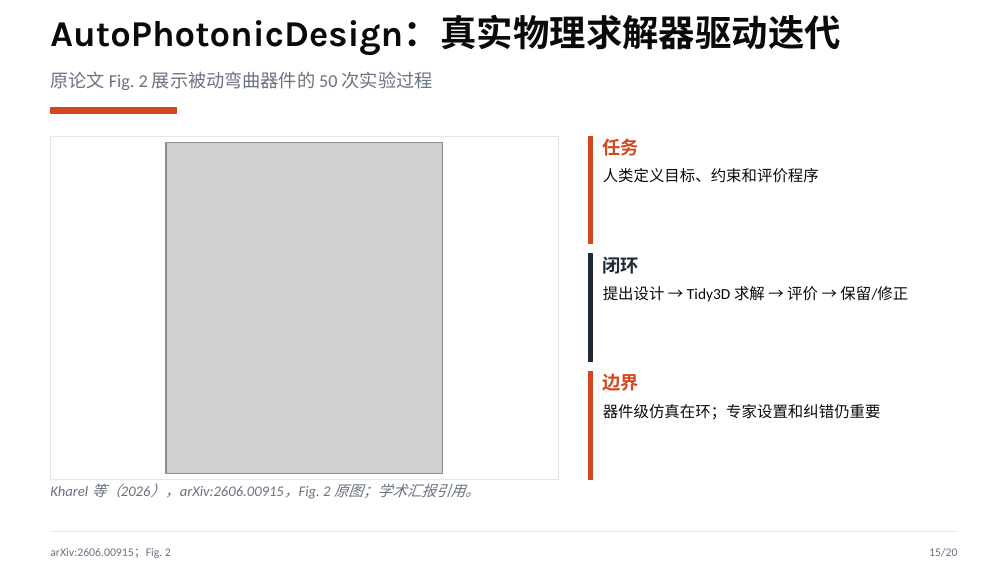
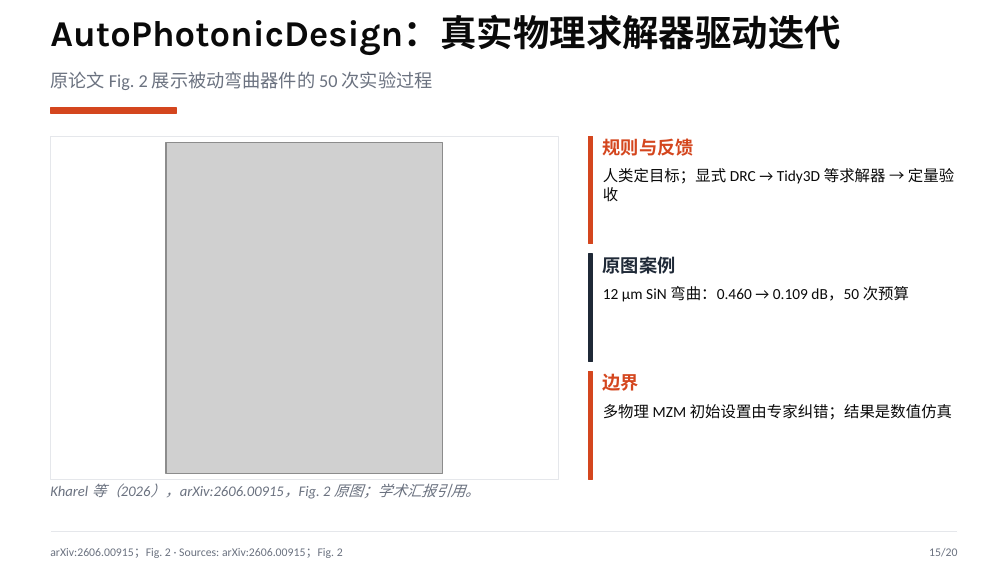
Before and after one commit to LlewynDavis/PIC_Harness_Research, a slide deck: slide 15 of presentations/task-010-group-meeting-rebuild/PIC_Harness_Research_首次组会调研_20页.pptx. Drawn at 1008x567 pixels with LibreOffice and Linux fonts; fonts in the diff are those of the drawing; grey boxes stand for pictures. Boxes give left, top, right and bottom in pixels: in the first picture for what was removed or moved away, otherwise in the second. Text is boxed around its words. In the diff, an @@ line names an element or a change of style, - is before the commit and + after.

Commit message:
TASK-016: add source-grounded figures and data to research report

```diff
--- a/presentations/task-010-group-meeting-rebuild/PIC_Harness_Research_首次组会调研_20页.pptx
+++ b/presentations/task-010-group-meeting-rebuild/PIC_Harness_Research_首次组会调研_20页.pptx
@@ text at box(603, 138, 694, 156): text changed @@
-任务
+规则与反馈
@@ text at box(603, 168, 954, 202): text changed @@
-人类定义目标、约束和评价程序
+人类定目标；显式 DRC → Tidy3D 等求解器 → 定量验收
@@ text at box(603, 256, 676, 274): text changed @@
-闭环
+原图案例
@@ text at box(603, 286, 909, 302): text changed @@
-提出设计 → Tidy3D 求解 → 评价 → 保留/修正
+12 µm SiN 弯曲：0.460 → 0.109 dB，50 次预算
@@ text at box(603, 404, 952, 420): text changed @@
-器件级仿真在环；专家设置和纠错仍重要
+多物理 MZM 初始设置由专家纠错；结果是数值仿真
@@ text at box(50, 548, 343, 558): text changed @@
-arXiv:2606.00915；Fig. 2
+arXiv:2606.00915；Fig. 2 · Sources: arXiv:2606.00915；Fig. 2
```
Also in this commit, not shown: 6 other slides changed, 3 slides added, 3 slides removed, 27 other files.
